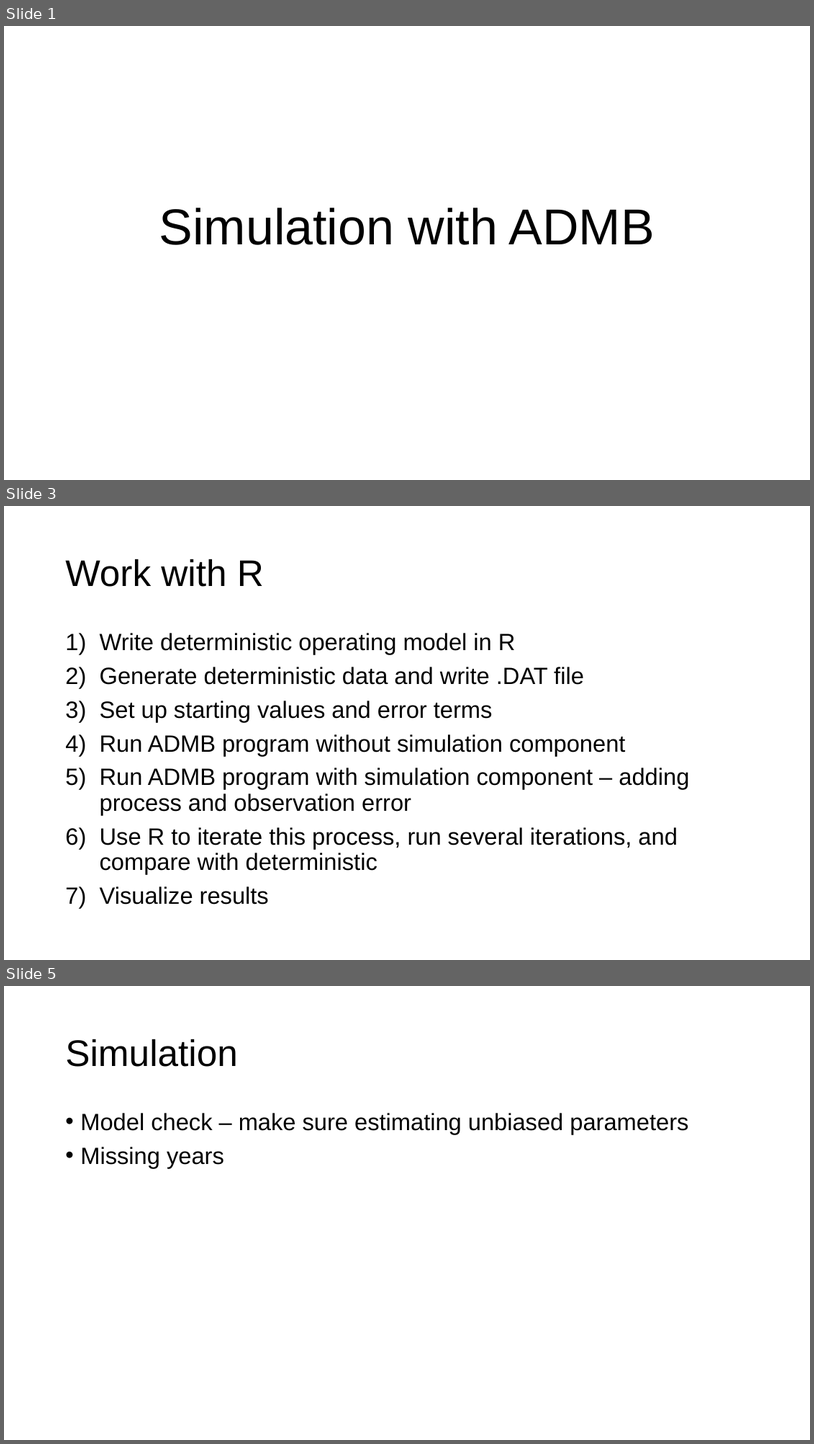
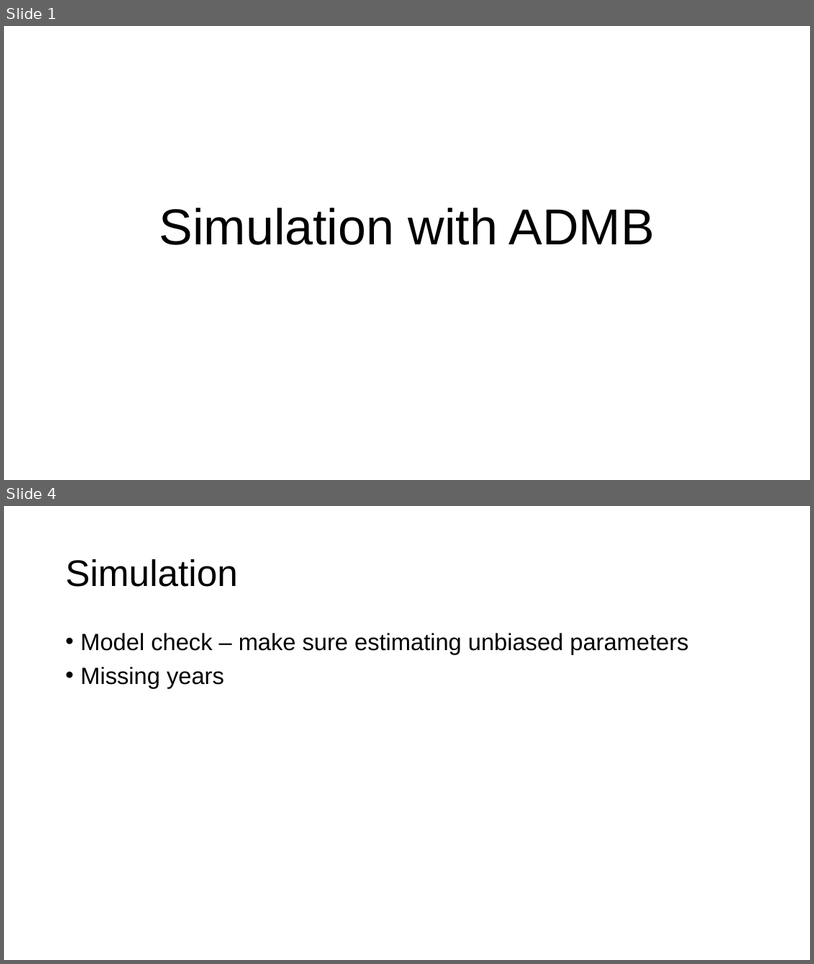
Before and after one commit to merrillrudd/ADMB_course, a slide deck: Day3/3a_Simulation/Simulation with ADMB.pptx. Shown one above the other, each under a label of ours: slides 1, 3 and 5 before the commit, slides 1 and 4 after it; the slides between them are not shown. The pictures are 814x1444 and 814x964 pixels, drawn with LibreOffice and Linux fonts; fonts in the diff are those of the drawing. Boxes give left, top, right and bottom in pixels: in the first picture for what was removed or moved away, otherwise in the second. Text is boxed around its words. In the diff, an @@ line names an element or a change of style, - is before the commit and + after.

```diff
--- a/Day3/3a_Simulation/Simulation with ADMB.pptx
+++ b/Day3/3a_Simulation/Simulation with ADMB.pptx
@@ slide 3 removed at [4,506,810,960], background #FFFFFF @@
@@ title removed at [65,559,264,587] @@
-Work with R
@@ text removed at [100,633,689,904] @@
-1) Write deterministic operating model in R
-2) Generate deterministic data and write .DAT file
-3) Set up starting values and error terms
-4) Run ADMB program without simulation component
-5) Run ADMB program with simulation component – adding process and observation error
-6) Use R to iterate this process, run several iterations, and compare with deterministic
-7) Visualize results
@@ what was slide 5 is now slide 4 @@
```
Also in this commit, not shown: 1 slide added, 1 other slide removed, 23 other files.
